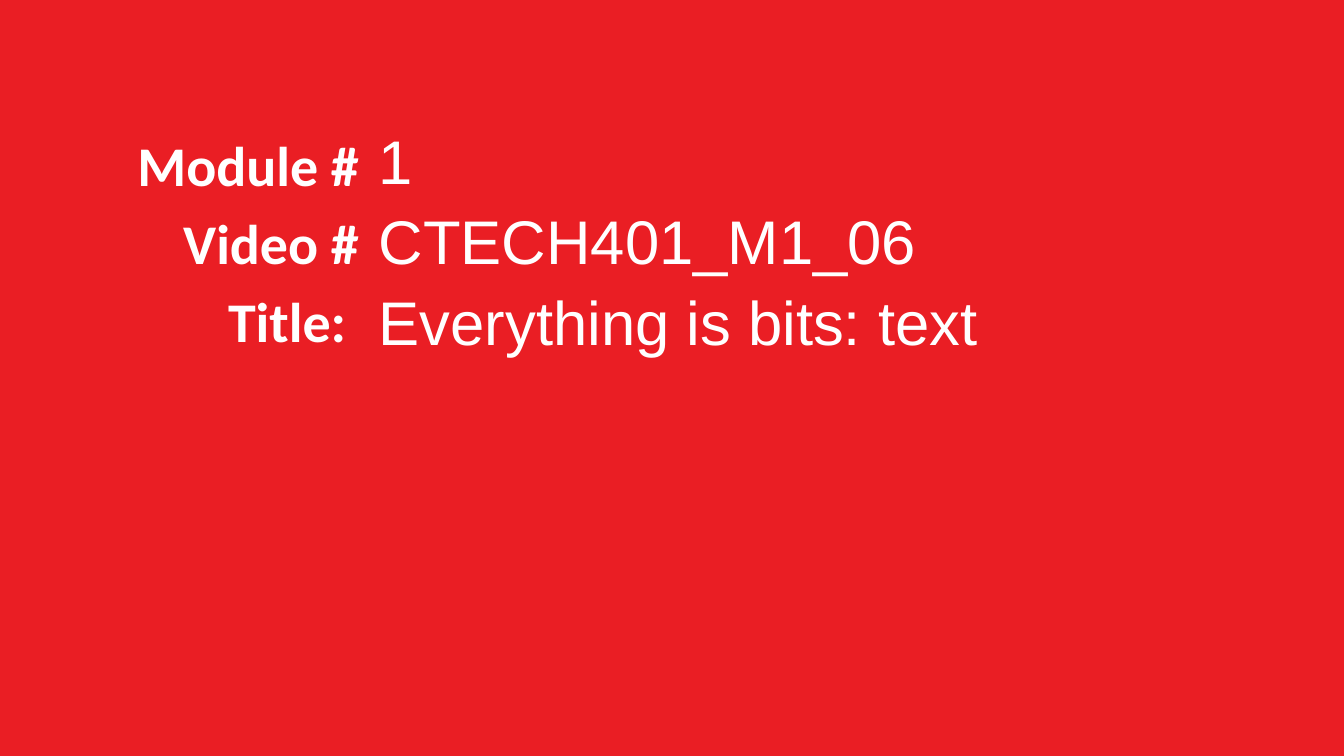
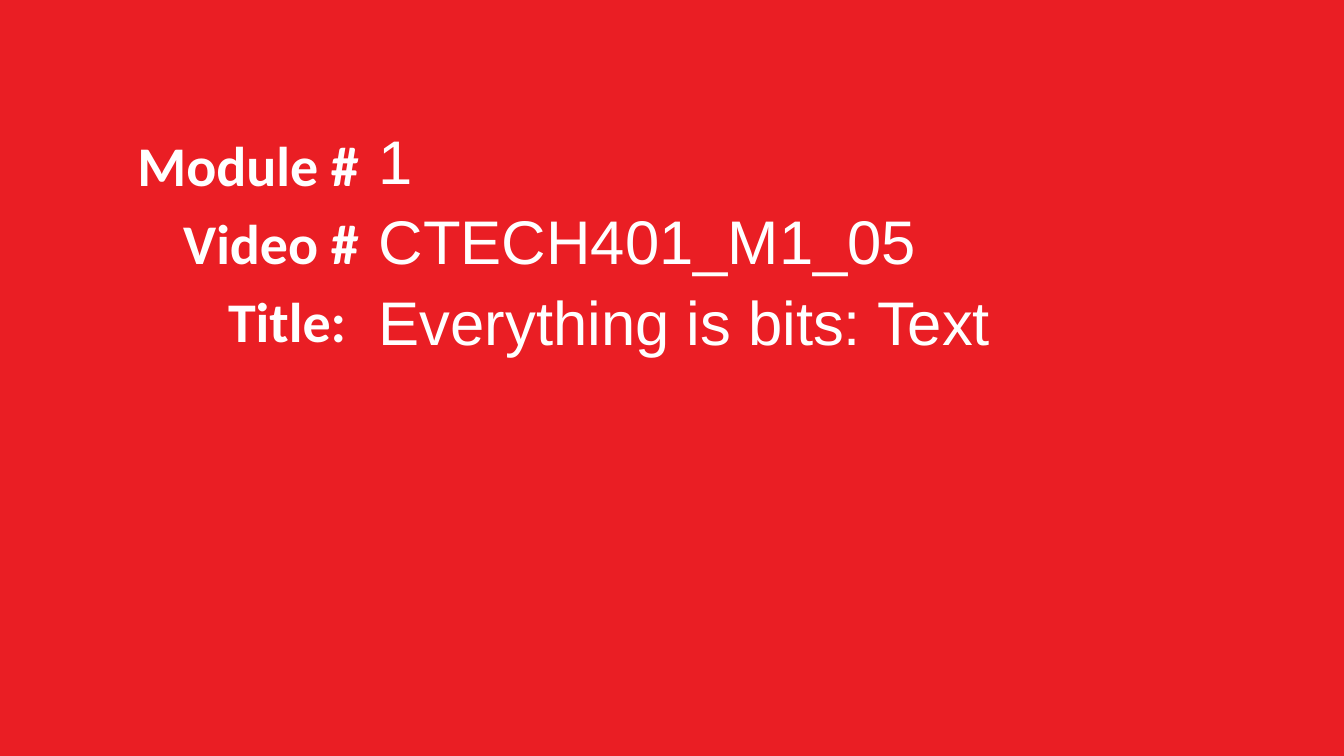
Before and after one commit to grimmelm/ctech404, a slide deck: slide 47 of ctech401/CTECH401_Combined-Slides.pptx. Drawn at 1344x756 pixels with LibreOffice and Linux fonts; fonts in the diff are those of the drawing. Boxes give left, top, right and bottom in pixels: in the first picture for what was removed or moved away, otherwise in the second. Text is boxed around its words. In the diff, an @@ line names an element or a change of style, - is before the commit and + after.

```diff
--- a/ctech401/CTECH401_Combined-Slides.pptx
+++ b/ctech401/CTECH401_Combined-Slides.pptx
@@ text at box(379, 221, 990, 357): text changed @@
-CTECH401_M1_06
-Everything is bits: text
+CTECH401_M1_05
+Everything is bits: Text
```
Also in this commit, not shown: 24 other slides changed.
